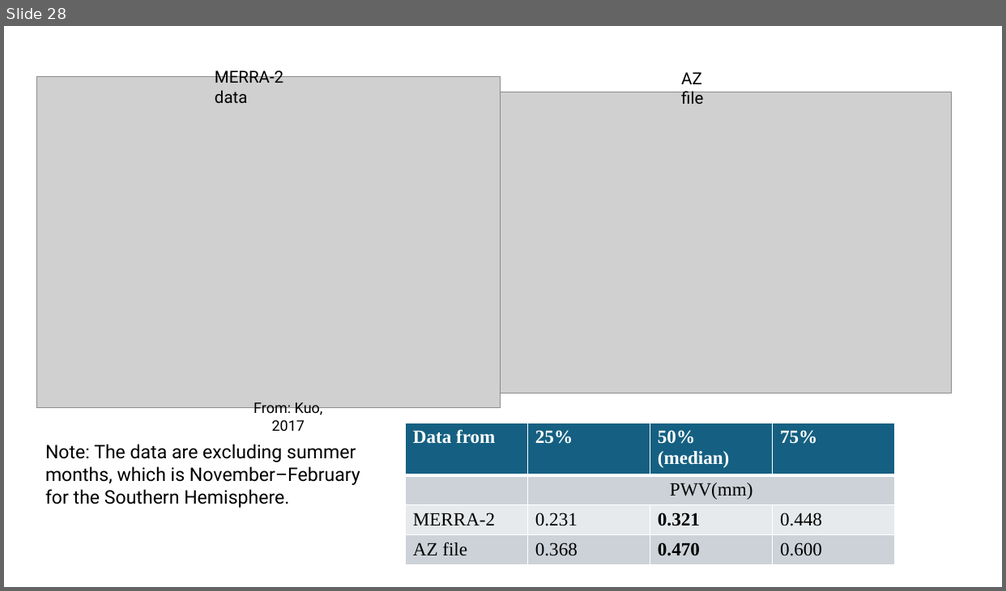
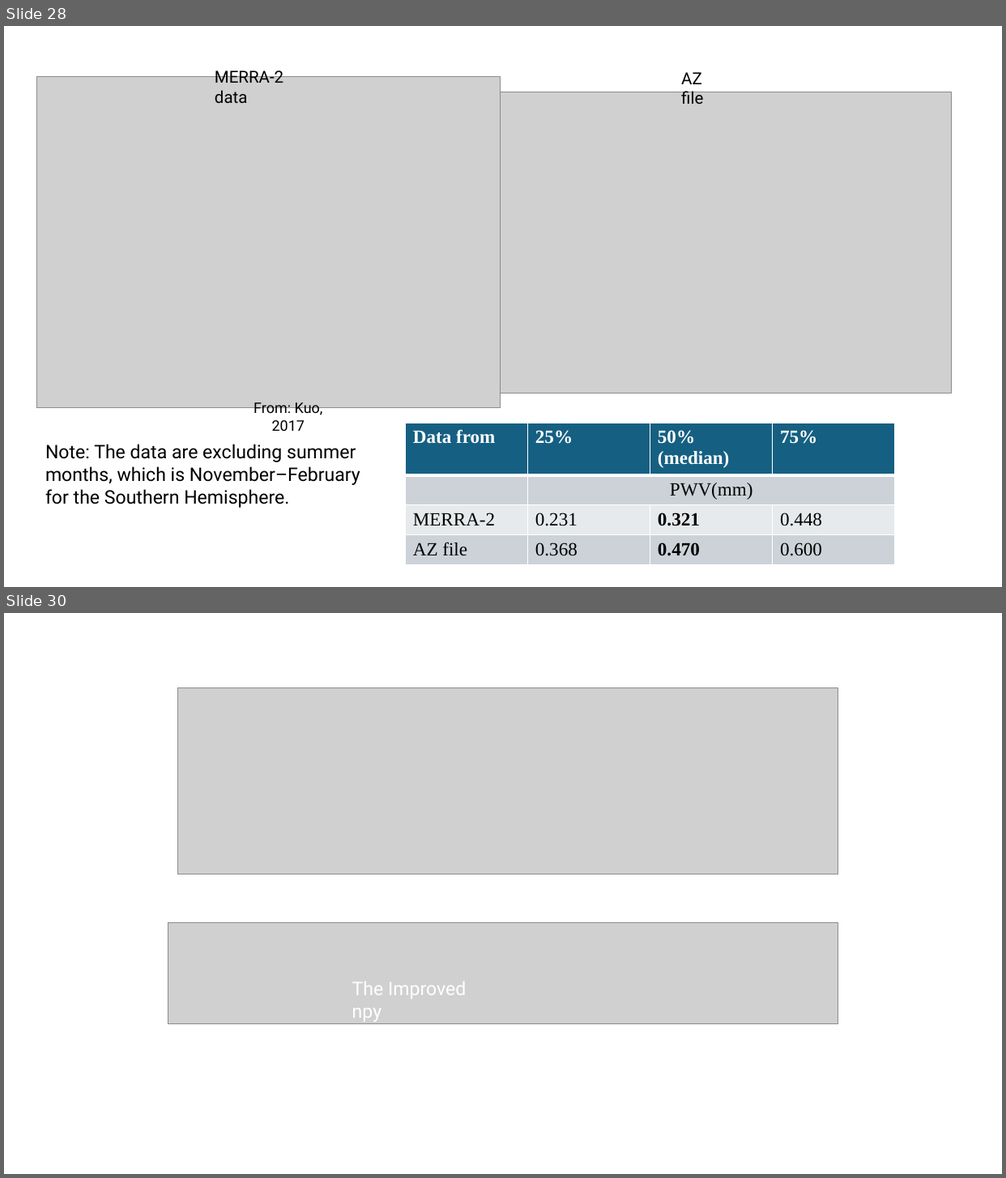
Before and after one commit to ReChen33/252Sum, a slide deck: Docs/meeting notes/0814aftermeeting.pptx. Shown one above the other, each under a label of ours: slide 28 before the commit, slides 28 and 30 after it; the slides between them are not shown. The pictures are 1006x591 and 1006x1178 pixels, drawn with LibreOffice and Linux fonts; fonts in the diff are those of the drawing; grey boxes stand for pictures. Boxes give left, top, right and bottom in pixels: in the first picture for what was removed or moved away, otherwise in the second. Text is boxed around its words. In the diff, an @@ line names an element or a change of style, - is before the commit and + after.

```diff
--- a/Docs/meeting notes/0814aftermeeting.pptx
+++ b/Docs/meeting notes/0814aftermeeting.pptx
@@ slide 30 added at [4, 613, 1002, 1174], background #FFFFFF @@
@@ picture added at [177, 688, 838, 875] @@
@@ picture added at [168, 923, 838, 1024] @@
@@ text added at [352, 982, 466, 1022], 18 pt, text #FFFFFF @@
+The Improved npy
```
Also in this commit, not shown: 1 slide changed, 3 other slides added, 9 other files.
